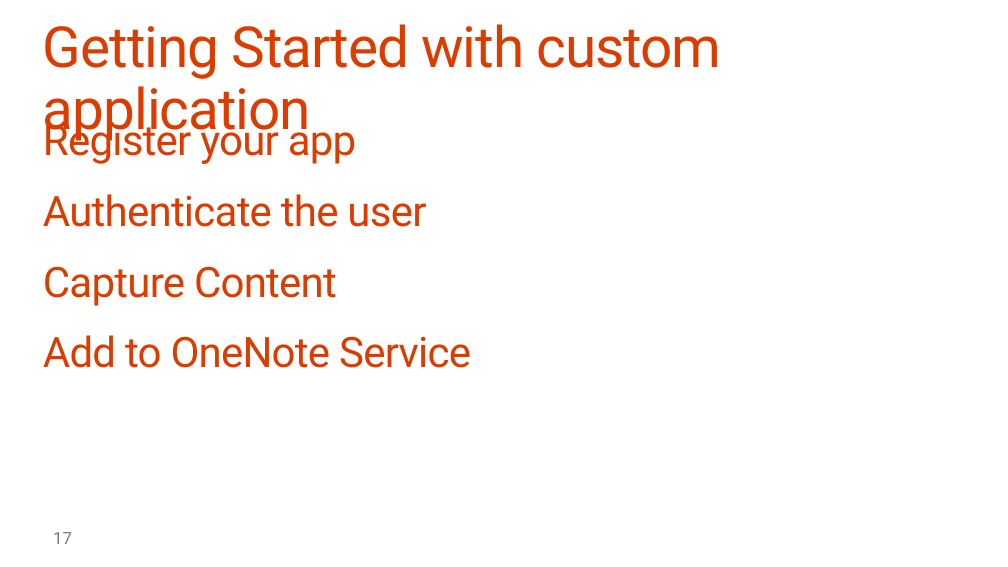
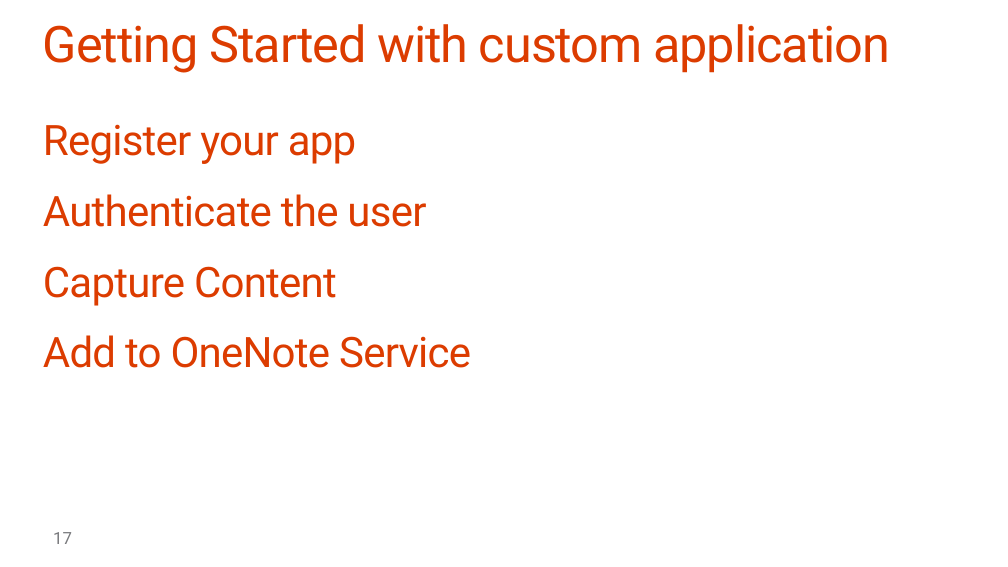
Before and after one commit to OfficeDev/TrainingContent, a slide deck: slide 17 of O3653-7 Deep Dive into the Office 365 APIs for OneNote services/O3653-7 Deep Dive into the Office 365 APIs for OneNote services.pptx. Drawn at 1008x567 pixels with LibreOffice and Linux fonts; fonts in the diff are those of the drawing; background and template pictures are left out. Boxes give left, top, right and bottom in pixels: in the first picture for what was removed or moved away, otherwise in the second. Text is boxed around its words. In the diff, an @@ line names an element or a change of style, - is before the commit and + after.

```diff
--- a/O3653-7 Deep Dive into the Office 365 APIs for OneNote services/O3653-7 Deep Dive into the Office 365 APIs for OneNote services.pptx
+++ b/O3653-7 Deep Dive into the Office 365 APIs for OneNote services/O3653-7 Deep Dive into the Office 365 APIs for OneNote services.pptx
@@ title "Getting Started with custom application" at (x1=43, y1=24, x2=890, y2=73): size 54 to 48 pt @@
@@ text "Register your app" rewrapped from (x1=43, y1=117, x2=471, y2=368) to (x1=43, y1=124, x2=471, y2=368) @@
```
Also in this commit, not shown: 5 other slides changed.
